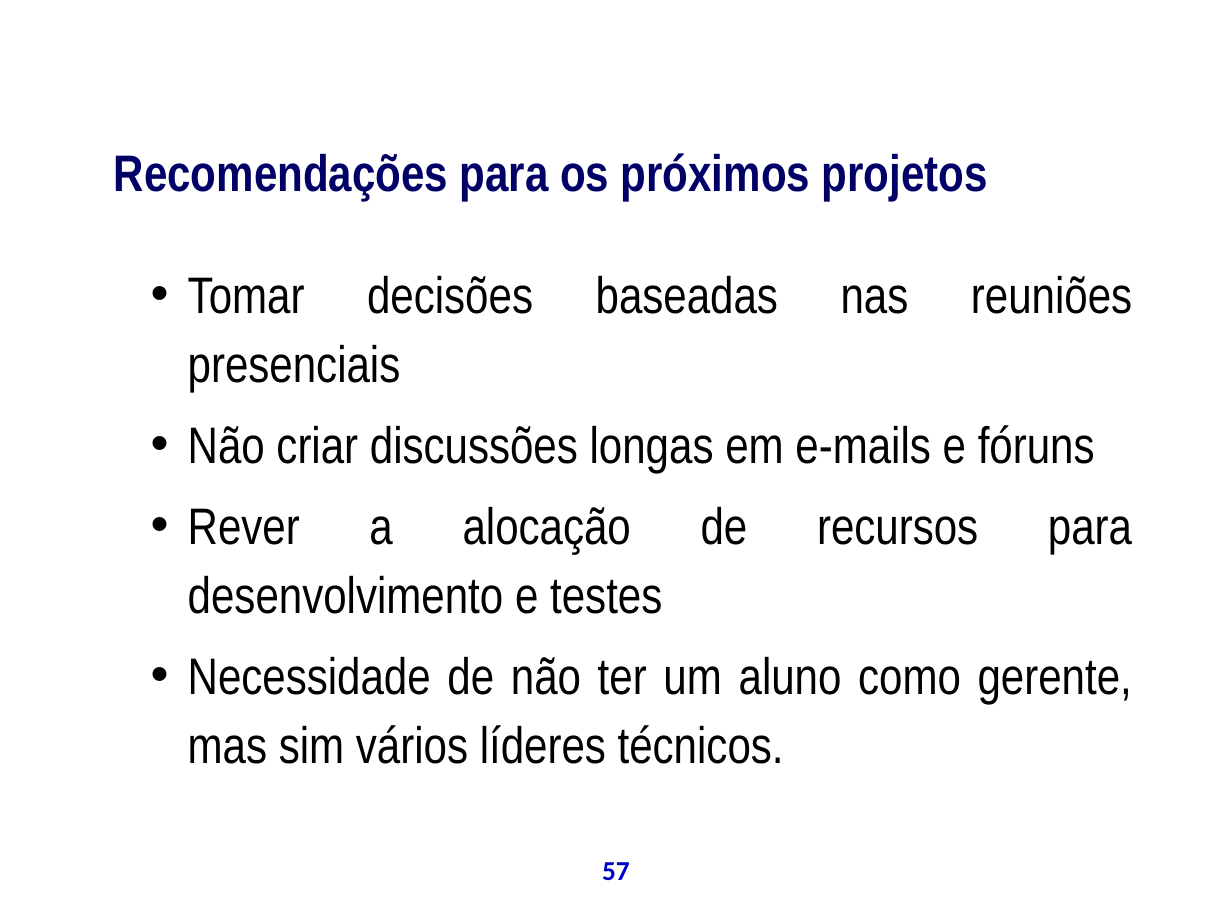
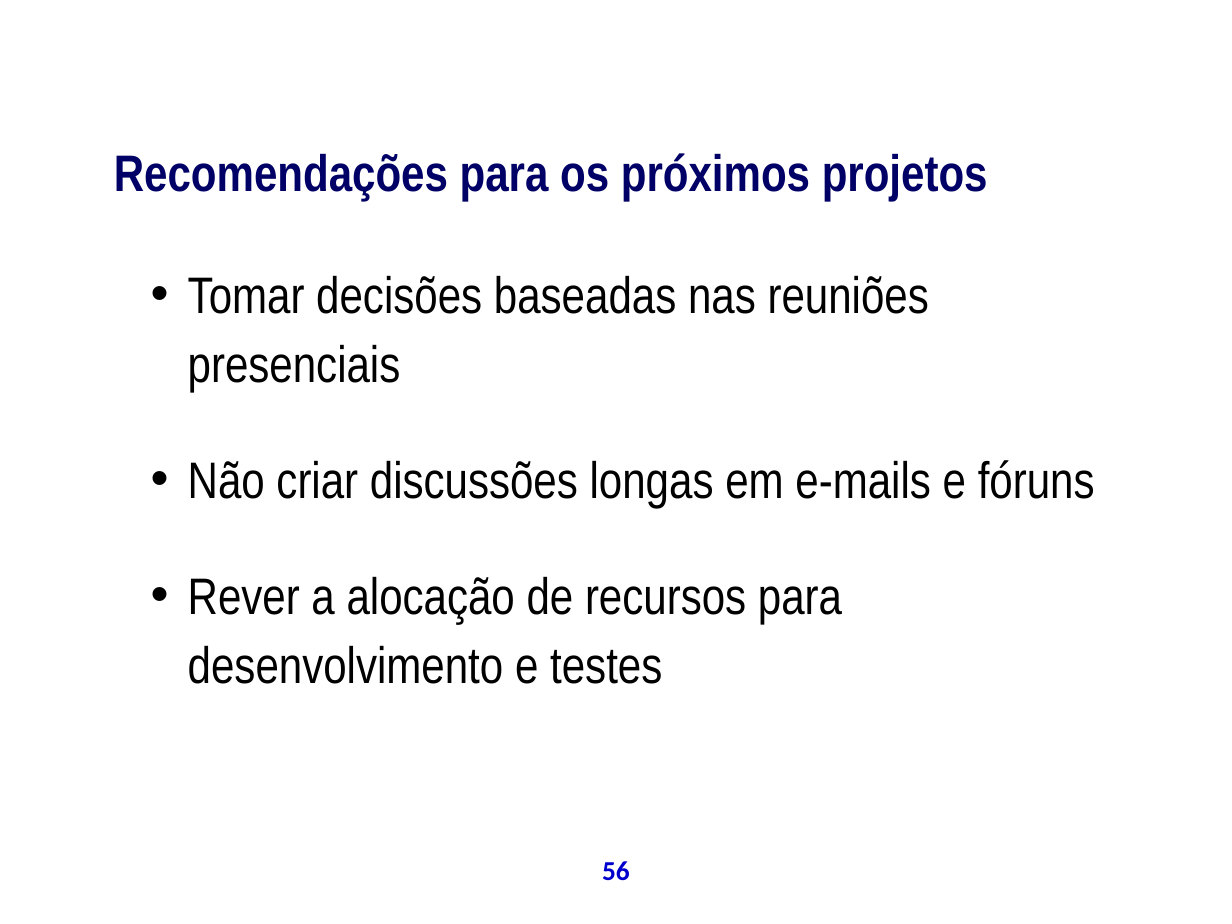
Before and after one commit to theoziran/sislodim, a slide deck: slide 56 of documentos/ProjetoPSA/Apresentação Final.ppt (slide 57 before the commit). Drawn at 1232x924 pixels with LibreOffice and Linux fonts; fonts in the diff are those of the drawing; background and template pictures are left out. Boxes give left, top, right and bottom in pixels: in the first picture for what was removed or moved away, otherwise in the second. Text is boxed around its words. In the diff, an @@ line names an element or a change of style, - is before the commit and + after.

```diff
--- a/documentos/ProjetoPSA/Apresentação Final.ppt
+++ b/documentos/ProjetoPSA/Apresentação Final.ppt
@@ text "Tomar decisões baseadas nas reuniões ..." at (188, 275, 1095, 684): alignment justified to left @@
@@ text at (188, 656, 1132, 764): paragraph removed @@
-  • Necessidade de não ter um aluno como gerente, mas sim vários líderes técnicos.
@@ page number at (602, 861, 630, 881): text changed @@
-57
+56
```
Also in this commit, not shown: 34 other slides changed, 2 slides added, 1 slide removed.
